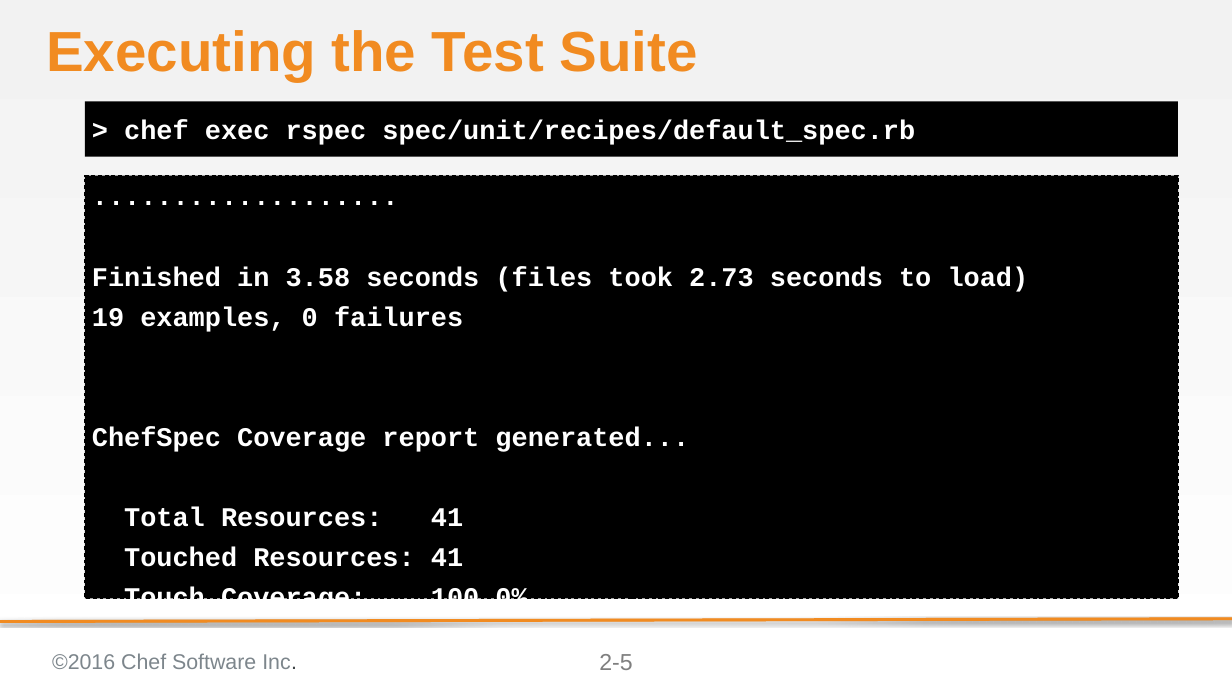
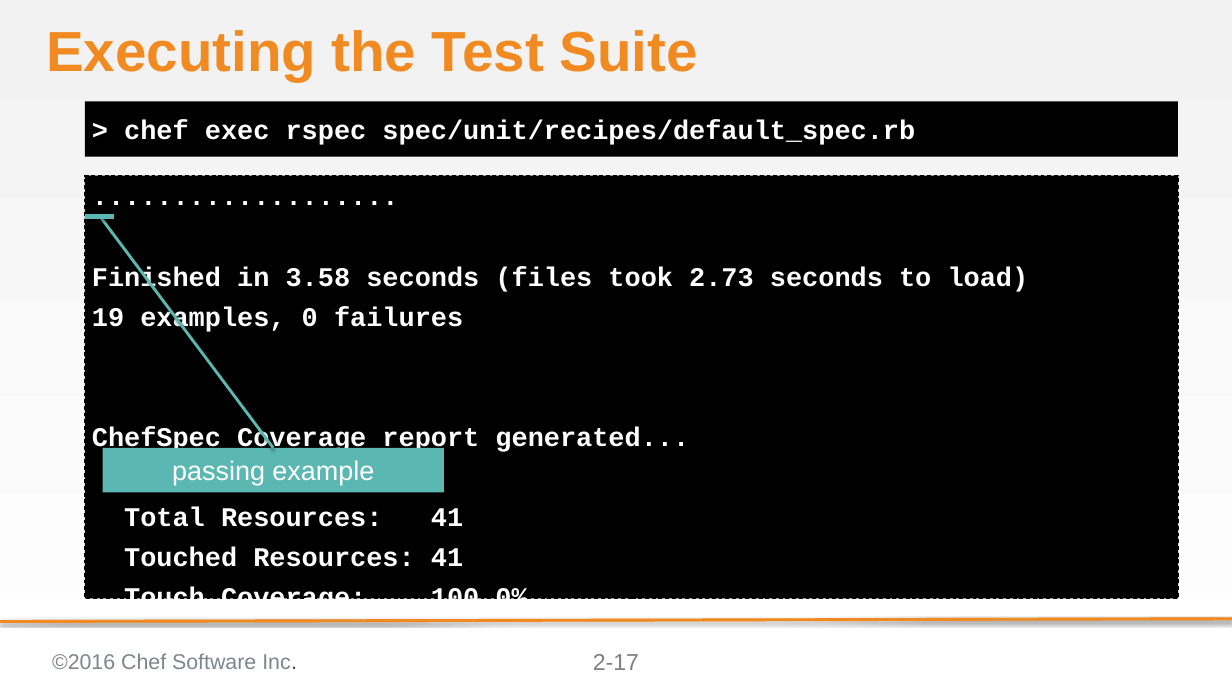
Before and after one commit to chef-training/elegant_tests, a slide deck: slide 17 of 02-code_review.pptx (slide 5 before the commit). Drawn at 1232x693 pixels with LibreOffice and Linux fonts; fonts in the diff are those of the drawing; background and template pictures are left out. Boxes give left, top, right and bottom in pixels: in the first picture for what was removed or moved away, otherwise in the second. Text is boxed around its words. In the diff, an @@ line names an element or a change of style, - is before the commit and + after.

```diff
--- a/02-code_review.pptx
+++ b/02-code_review.pptx
@@ line added from (85, 216) to (114, 216), #5AB7B2 5 pt @@
@@ line added from (100, 216) to (273, 448), #5AB7B2 3 pt @@
@@ rectangle added at bbox=[103, 448, 444, 492], fill #5AB7B2, 28 pt, text #FFFFFF @@
+passing example
@@ page number at bbox=[593, 654, 639, 670]: text changed @@
-2-5
+2-17
```
Also in this commit, not shown: 1 other slide changed, 12 slides added.
